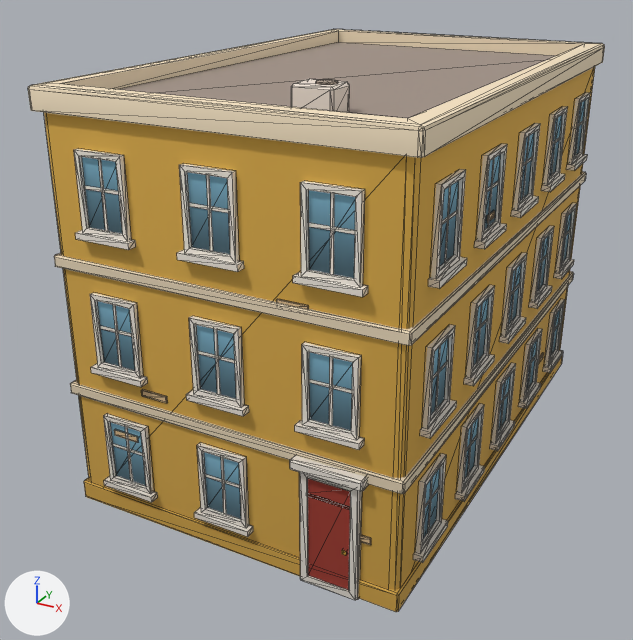
An edit to the glTF model newcity/art/kit/boylston_s3.glb, drawn before and after from the same camera.
Rendered twice from a camera (50 mm lens) standing at (10.33, -21.27, 13.75) and looking at (-0.65, -1.31, 3.77). Arrows for +X, +Y and +Z are at lower left; the lights stay in place. The first picture is the older version. Mesh edges are drawn as thin lines. Vertices at exactly the same position are counted once.

The scene before the commit, as lines of its bpy script (objects in view):
```python
me_boylston_s3 = bpy.data.meshes.new('boylston_s3')
me_boylston_s3.from_pydata(...)  # 1592 vertices, 2096 faces; spans x -4.74..4.74, y -7.3..7.16, z -0.02..11.01
me_boylston_s3.materials.append(mat_kit_atlas)  # picture img_atlas
ob_boylston_s3 = bpy.data.objects.new('boylston_s3', me_boylston_s3)
ob_boylston_s3.location = (0.0, 0.0, 0.0)
```
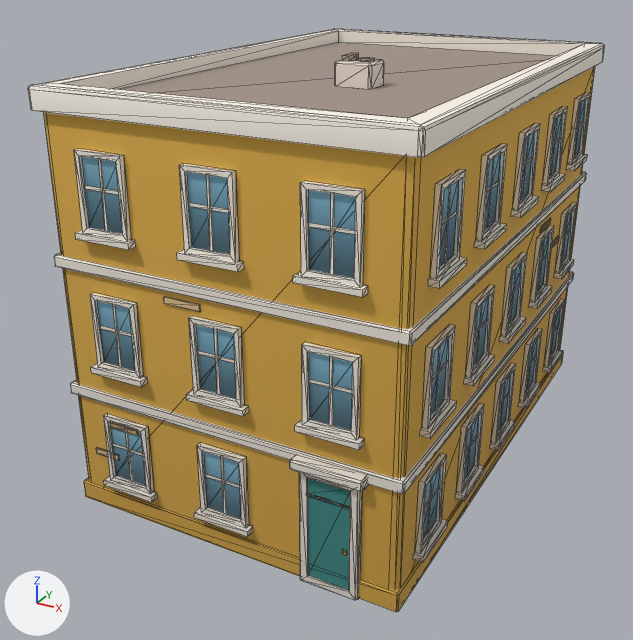
What changed in the scene script:
```text
Change me_boylston_s3:
    used by ob_boylston_s3; location = (0.0, 0.0, 0.0)
    remove me_boylston_s3.from_pydata(...)  # 1592 vertices, 2096 faces; spans x -4.74..4.74, y -7.3..7.16, z -0.02..11.01
    add me_boylston_s3.from_pydata(...)  # 1600 vertices, 2106 faces; spans x -4.74..4.74, y -7.3..7.16, z -0.02..11.09
    me_boylston_s3 part 1: the loose piece of 16 vertices spanning x 1.55..2.3, y -7.04..-7.0, z 6.72..6.89 is moved by (-5.53, 0.0, -5.21)
    me_boylston_s3 part 2: the loose piece of 16 vertices spanning x 3.35..3.85, y -7.04..-7.0, z 1.54..1.71 is scaled about its middle by (2.03, 1, 1), then moved by (-4.5, 0.0, 4.66)
    me_boylston_s3 part 3: the loose piece of 16 vertices spanning x 4.5..4.54, y 3.45..4.2, z 1.44..1.61 is scaled about its middle by (1, 1.34, 1), then moved by (0.0, -1.08, 4.7)
    me_boylston_s3 part 4: the loose piece of 16 vertices spanning x 4.5..4.54, y -2.75..-2.25, z 7.8..7.97 is scaled about its middle by (1, 1.51, 1), then moved by (0.0, 6.62, -2.55)
    me_boylston_s3 part 5: 36 vertices moved from x 1.0..2.0, y -5.45..-4.65, z 10.37..11.01 to x 0.14..1.14, y -1.89..-1.09, z 10.37..11.01; 8 vertices added at x 0.29..0.49, y -1.74..-1.24, z 10.97..11.09
    me_boylston_s3 part 6: 32 vertices moved from x -3.28..-1.53, y -7.04..-7.0, z 2.26..3.81 to x -3.51..-2.51, y -7.04..-7.0, z 2.44..4.19
    me_boylston_s3 part 7: 220 kept faces spanning x -4.66..4.66, y -7.16..7.16, z 0.15..10.75 get new texture (UV) coordinates
    other edits to the shape of me_boylston_s3 do not show in these pictures
```

What differs and where, as boxes (x1, y1, x2, y2) in the pictures (633 x 640 px; the box of a moved part takes in the faces that stretch with it):
part 1 of me_boylston_s3, moved or reshaped
    before: (276, 299, 309, 309)
    after: (96, 447, 119, 461)
part 2 of me_boylston_s3, moved or reshaped
    before: (360, 535, 371, 545)
    after: (163, 296, 201, 312)
part 3 of me_boylston_s3, moved or reshaped
    before: (539, 353, 544, 363)
    after: (540, 218, 551, 233)
part 4 of me_boylston_s3, moved or reshaped
    before: (487, 210, 495, 223)
    after: (552, 236, 559, 248)
part 5 of me_boylston_s3, moved or reshaped
    before: (291, 79, 350, 112)
    after: (335, 53, 384, 89)
part 6 of me_boylston_s3, moved or reshaped
    before: (114, 389, 168, 443)
    after: (110, 422, 138, 436)
part 7 of me_boylston_s3, surface changed
    both: (28, 29, 605, 590)
